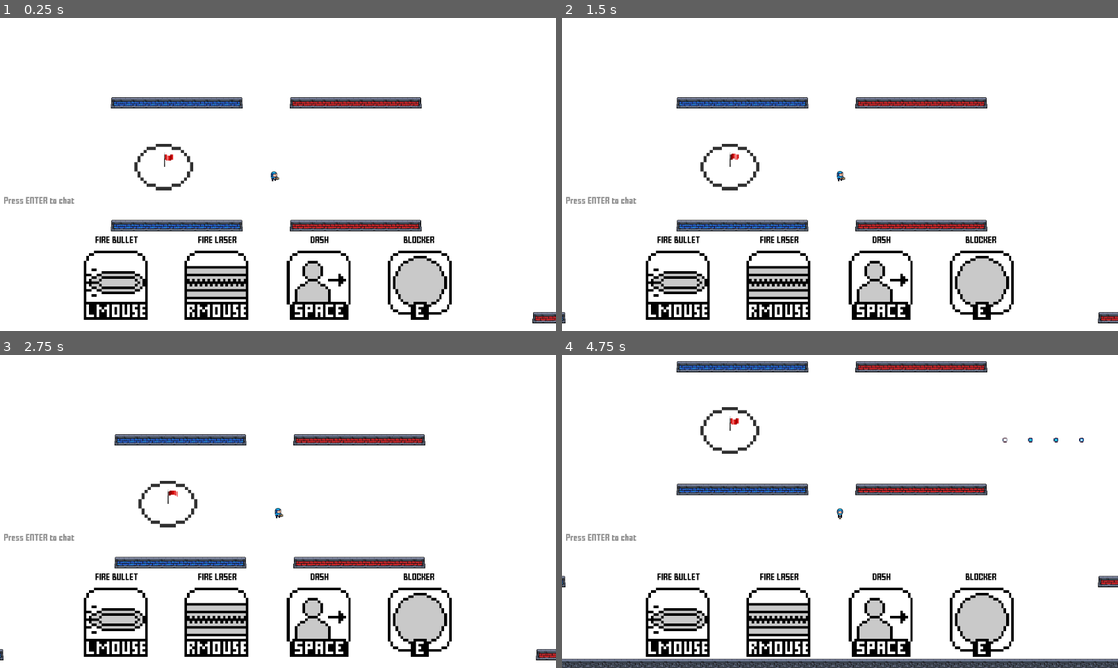
Above: before the commit, frames 1-4 (two rows, left to right).
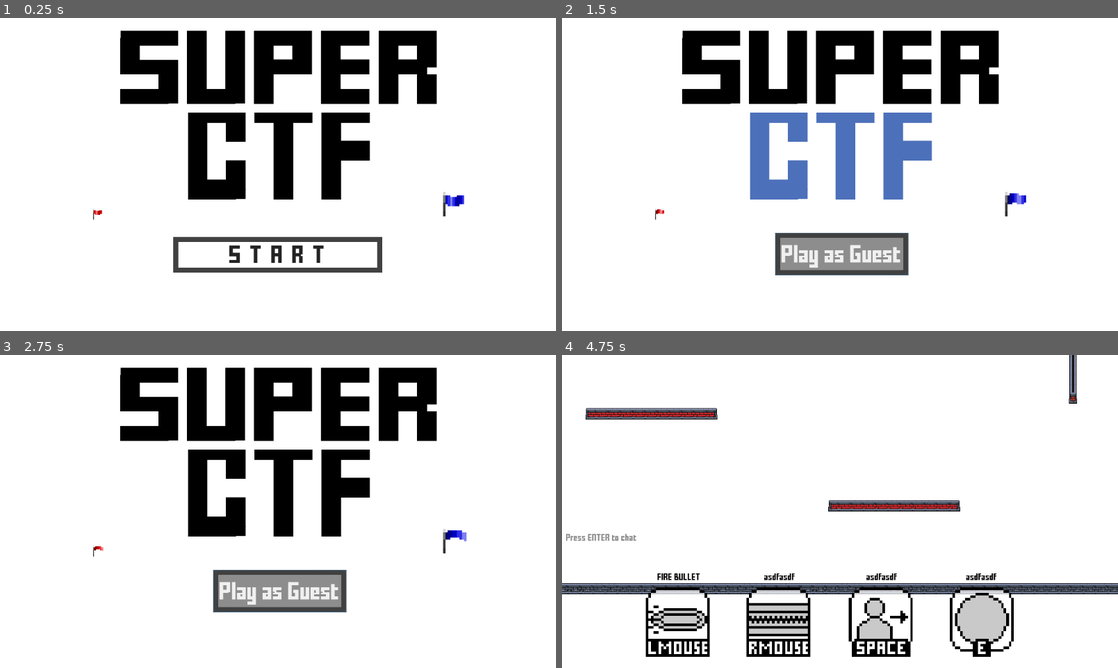
Above: after the commit, the same moments.

Repository: MarshallJDem/SuperCTF
Game: Godot game, scene res://TitleScreen.tscn
Two runs of this game, one before a commit and one after it. Both use one fixed random seed, a clock stepped at 60 frames per second and the inputs below. Sound files missing from this copy of the repository are replaced by a short silence.
Inputs (mouse positions are in pixels of both pictures, inside the frame that each line leads up to):
- Up to frame 1 (0.25 s): no input
- Up to frame 2 (1.5 s): click (840, 255) at 0.5 s, where only the run after the commit has a clickable "START"; click (840, 252) at 1.25 s, where only the run after the commit has a clickable "Play as Guest"
- Up to frame 3 (2.75 s): click (278, 589) at 2 s, where only the run after the commit has a clickable "Play as Guest"
- Up to frame 4 (4.75 s): tap Enter at 2.75, 2.85 s; move the mouse to (962, 495) at 2.77 s; hold Right 2.78-3.53 s; click (962, 495) at 2.92 s; tap Space at 3.02, 3.77 s; move the mouse to (728, 527) at 3.52 s; hold S 3.53-4.25 s; tap 2 at 3.6 s; click (639, 539) at 4.27 s; type "12" at 4.35 s

The runs differ from the first frame. In frame 1, 26% of the frame differs, in the area x 0-100%, y 4-98%; in frame 2, 26%; in frame 3, 26%; in frame 4, 13%.

Commit message:
New version

Diff:
--- a/GameContent/Flag_Home.tscn
+++ b/GameContent/Flag_Home.tscn
@@ -4,7 +4,7 @@
 [ext_resource path="res://GameContent/flagHome.png" type="Texture" id=2]
 
 [sub_resource type="CircleShape2D" id=1]
-radius = 43.5524
+radius = 14.7535
 
 [node name="Flag_Home" type="Node2D" groups=[
 "Flag_Homes",
@@ -13,7 +13,7 @@
 script = ExtResource( 1 )
 
 [node name="Sprite" type="Sprite" parent="."]
-scale = Vector2( 6.06899, 6.06899 )
+scale = Vector2( 2, 2 )
 texture = ExtResource( 2 )
 
 [node name="Area2D" type="Area2D" parent="." groups=[
--- a/GameContent/Main.tscn
+++ b/GameContent/Main.tscn
@@ -44,7 +44,8 @@
 [node name="MainScene" type="Node2D"]
 script = ExtResource( 1 )
 __meta__ = {
-"_edit_horizontal_guides_": [  ]
+"_edit_horizontal_guides_": [  ],
+"_edit_vertical_guides_": [  ]
 }
 
 [node name="Test_Player" parent="." instance=ExtResource( 2 )]
@@ -286,23 +287,23 @@
 
 [node name="Bound3" parent="Environment" instance=ExtResource( 16 )]
 visible = false
-position = Vector2( 4500, 0 )
-scale = Vector2( 502, 2350 )
+position = Vector2( 1850.88, 0 )
+scale = Vector2( 502, 1500 )
 
 [node name="Bound4" parent="Environment" instance=ExtResource( 16 )]
 visible = false
-position = Vector2( -4500, 0 )
-scale = Vector2( 502, 2350 )
+position = Vector2( -1851.73, 0 )
+scale = Vector2( 502, 1500 )
 
 [node name="Bound" parent="Environment" instance=ExtResource( 16 )]
 visible = false
-position = Vector2( 0, -1854.72 )
-scale = Vector2( 5000, 502 )
+position = Vector2( 0, -967.884 )
+scale = Vector2( 3000, 502 )
 
 [node name="Bound2" parent="Environment" instance=ExtResource( 16 )]
 visible = false
-position = Vector2( 0, 1840.43 )
-scale = Vector2( 5000, 501.078 )
+position = Vector2( 0, 963.96 )
+scale = Vector2( 3000, 501.078 )
 
 [node name="Wall_H_M_B" parent="Environment" instance=ExtResource( 17 )]
 position = Vector2( -650, 300 )
--- a/GameContent/NetworkController.gd
+++ b/GameContent/NetworkController.gd
@@ -314,13 +314,13 @@
 		for player in players:
 			var spawn_pos = Vector2(0,0);
 			if players[player]["team_id"] == 0:
-				spawn_pos = Vector2(-3600, 0);
+				spawn_pos = Vector2(-1300, 0);
 			elif players[player]["team_id"] == 1:
-				spawn_pos = Vector2(3600, 0);
+				spawn_pos = Vector2(1300, 0);
 			rpc("spawn_player", player, spawn_pos);
 		# Spawn flags
-		rpc("spawn_flag", 0, Vector2(-3150, 0), 0);
-		rpc("spawn_flag", 1, Vector2(3150, 0), 1);
+		rpc("spawn_flag", 0, Vector2(-1100, 0), 0);
+		rpc("spawn_flag", 1, Vector2(1100, 0), 1);
 
 	get_tree().get_root().get_node("MainScene/UI_Layer").clear_big_label_text();
 
--- a/Globals.gd
+++ b/Globals.gd
@@ -24,9 +24,9 @@
 # Whether or not lasers should destroy bullets
 var lasers_destroy_bullets = true;
 # Whether to run in testing mode (for development uses)
-var testing = true;
+var testing = false;
 var forcefield_cooldown = 3;
-var lag_comp_headstart_dist = 75;
+var lag_comp_headstart_dist = 15;
 
 # ----- Quick Access global variables -----
 var match_start_time = 0;
Not shown, changed: Linux_Export/ctf.pck
